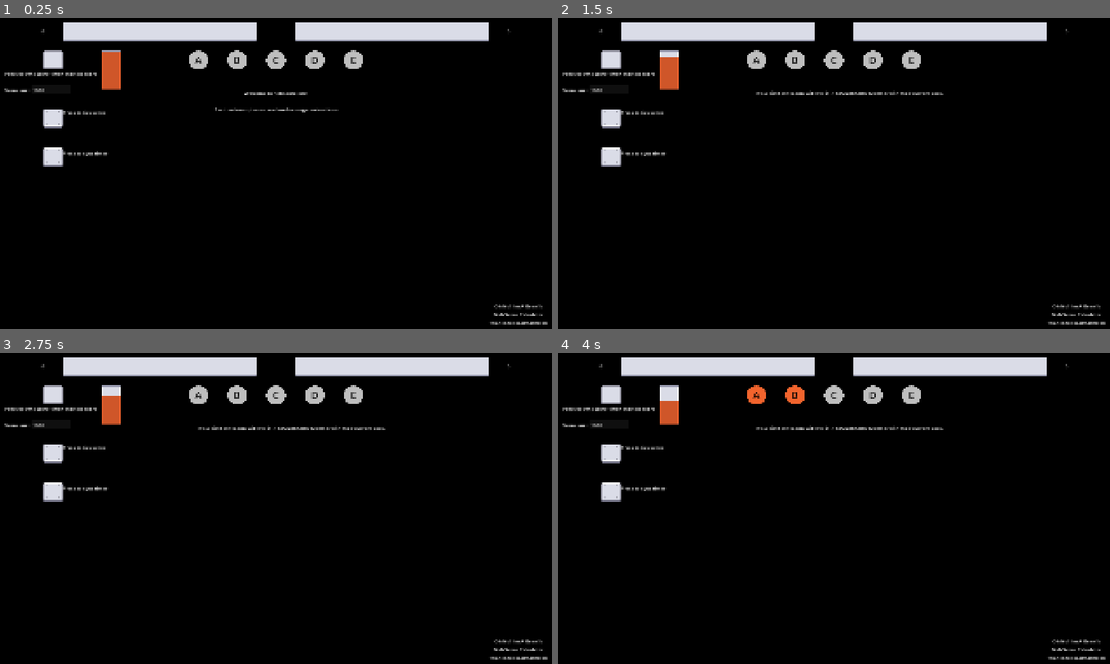
Above: before the commit, frames 1-4 (two rows, left to right).
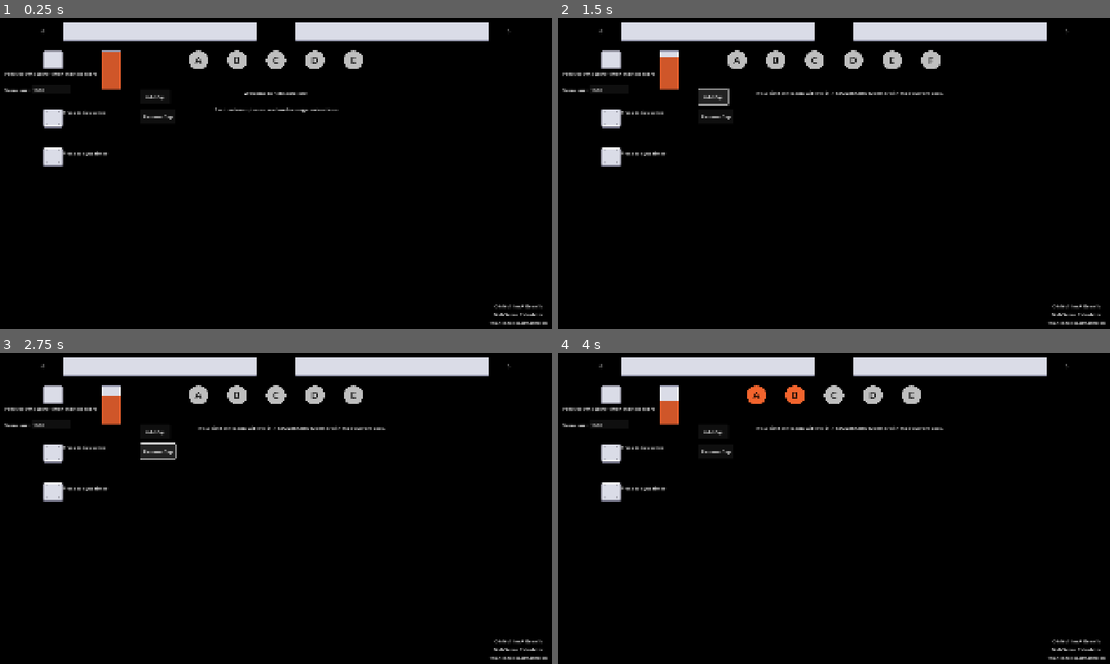
Above: after the commit, the same moments.

Repository: matthew-cavener/neb-control-score-calculator
Game: Godot game, scene res://scenes/main.tscn
Same seed, same stepped clock (60 frames per second), same inputs: the game is played once before the commit and once after it.
Inputs (mouse positions are in pixels of both pictures, inside the frame that each line leads up to):
- Up to frame 1 (0.25 s): no input
- Up to frame 2 (1.5 s): click (613, 117) at 0.5 s; click (712, 95) at 1.25 s, where only the run after the commit has a clickable "Add Cap"
- Up to frame 3 (2.75 s): click (160, 449) at 2 s, where only the run after the commit has a clickable "Remove Cap"
- Up to frame 4 (4 s): click "A" at 2.75 s; click "B" at 3.5 s

The runs differ from the first frame. In frame 1, less than 0.1% of the frame differs, in the area x 25-32%, y 24-33%; in frame 2, 2.2%, in the area x 25-70%, y 10-33%; in frame 3, 0.4%; in frame 4, less than 0.1%.

Commit message:
add and remove control points

Diff:
--- a/godot/Events.gd
+++ b/godot/Events.gd
@@ -6,3 +6,5 @@
 signal timer_reset_button_pressed
 signal control_point_pressed(control_point: TextureButton)
 signal score_timer_timeout
+signal add_control_point_button_pressed
+signal remove_control_point_button_pressed
--- /dev/null
+++ b/godot/scenes/control_point_bar.gd
@@ -0,0 +1,40 @@
+extends Node2D
+
+
+const ControlPoint = preload("res://scenes/control_point.tscn")
+
+
+var control_points = []
+var next_point_index = 0
+
+
+func _ready() -> void:
+    for child in $HBoxContainer.get_children():
+        child.queue_free()
+    control_points.clear()
+    next_point_index = 0
+
+    for i in range(5):
+        _add_control_point()
+
+    Events.connect("add_control_point_button_pressed", _on_add_control_point_button_pressed)
+    Events.connect("remove_control_point_button_pressed", _on_remove_control_point_button_pressed)
+
+
+func _on_add_control_point_button_pressed() -> void:
+    _add_control_point()
+
+
+func _on_remove_control_point_button_pressed() -> void:
+    if control_points.size() > 0:
+        var control_point = control_points.pop_back()
+        control_point.queue_free()
+        next_point_index -= 1
+
+
+func _add_control_point() -> void:
+    var control_point = ControlPoint.instantiate()
+    control_point.point_name = char(65 + next_point_index)
+    $HBoxContainer.add_child(control_point)
+    control_points.append(control_point)
+    next_point_index += 1
--- a/godot/scenes/control_point_bar.tscn
+++ b/godot/scenes/control_point_bar.tscn
@@ -1,8 +1,10 @@
-[gd_scene load_steps=2 format=3 uid="uid://kxq5qoceby11"]
+[gd_scene load_steps=3 format=3 uid="uid://kxq5qoceby11"]
 
+[ext_resource type="Script" uid="uid://b3s7mmnvj5nqs" path="res://scenes/control_point_bar.gd" id="1_jhhiy"]
 [ext_resource type="PackedScene" uid="uid://df5g5d4v2q0i4" path="res://scenes/control_point.tscn" id="1_mhmbw"]
 
 [node name="ControlPointBar" type="Node2D"]
+script = ExtResource("1_jhhiy")
 
 [node name="HBoxContainer" type="HBoxContainer" parent="."]
 anchors_preset = 10
--- a/godot/scenes/main.gd
+++ b/godot/scenes/main.gd
@@ -6,6 +6,7 @@
 var time_to_blue_victory: float = INF
 var approx_time_to_additional_cap_needed: String = ""
 var is_tie: bool = false
+var total_caps: int = 5
 
 @onready var score_limit = int($ScoreLimit.text)
 @onready var max_time = Constants.SCORE_TIMER_INTERVAL * score_limit / Constants.SCORE_PER_CAP_POINT
@@ -25,6 +26,7 @@
     var neutral_caps = get_tree().get_nodes_in_group("neutral_point").size()
     var red_caps = get_tree().get_nodes_in_group("red_point").size()
     var blue_caps = get_tree().get_nodes_in_group("blue_point").size()
+    total_caps = red_caps + blue_caps + neutral_caps
 
     var red_score = int($RedTeamScore.text) + red_caps * Constants.SCORE_PER_CAP_POINT
     var blue_score = int($BlueTeamScore.text) + blue_caps * Constants.SCORE_PER_CAP_POINT
@@ -57,7 +59,7 @@
         projected_loser = "Red" if time_to_red_victory > time_to_blue_victory else "Blue"
         loser_caps_needed = red_caps_needed if projected_loser == "Red" else blue_caps_needed
 
-        if loser_caps_needed >= Constants.CAPTURE_POINTS:
+        if loser_caps_needed >= total_caps:
             approx_time_to_additional_cap_needed = "N/A"
         else:
             approx_time_to_additional_cap_needed = convert_seconds_to_minutes_seconds(
@@ -89,9 +91,9 @@
     ]
 
     var losing_message = ""
-    if loser_caps_needed >= Constants.CAPTURE_POINTS:
+    if loser_caps_needed >= total_caps:
         losing_message = "%s team is losing. They need all %d caps to win\n\n" % [
-            projected_loser, Constants.CAPTURE_POINTS
+            projected_loser, total_caps
         ]
     else:
         losing_message = "%s team is losing. They need %d caps to win\n\n" % [
@@ -120,7 +122,7 @@
 
 
 func calculate_caps_needed_to_win(team_score: int, opponent_score: int, neutral_caps: int) -> int:
-    var total_capture_points = Constants.CAPTURE_POINTS
+    var total_capture_points = total_caps
     var controlled_caps = total_capture_points - neutral_caps
     var remaining_team_score = score_limit - team_score
     var remaining_opponent_score = score_limit - opponent_score
@@ -169,3 +171,10 @@
 
 func _on_timer_reset_button_pressed() -> void:
     Events.emit_signal("timer_reset_button_pressed")
+
+
+func _on_add_control_point_button_pressed():
+    Events.emit_signal("add_control_point_button_pressed")
+
+func _on_remove_control_point_button_pressed():
+    Events.emit_signal("remove_control_point_button_pressed")
--- a/godot/scenes/main.tscn
+++ b/godot/scenes/main.tscn
@@ -131,6 +131,22 @@
 text = "1000"
 placeholder_text = "Point Limit"
 
+[node name="AddControlPointButton" type="Button" parent="." groups=["control_point"]]
+offset_left = 512.0
+offset_top = 256.0
+offset_right = 612.0
+offset_bottom = 306.0
+text = "Add Cap"
+
+[node name="RemoveControlPointButton" type="Button" parent="."]
+offset_left = 512.0
+offset_top = 320.0
+offset_right = 628.0
+offset_bottom = 370.0
+text = "Remove Cap"
+
 [connection signal="pressed" from="SyncTimerTickScoreButton" to="." method="_on_sync_timer_tick_score_button_pressed"]
 [connection signal="pressed" from="ManualScoreTickButton" to="." method="_on_manual_score_tick_button_pressed"]
 [connection signal="pressed" from="TimerResetButton" to="." method="_on_timer_reset_button_pressed"]
+[connection signal="pressed" from="AddControlPointButton" to="." method="_on_add_control_point_button_pressed"]
+[connection signal="pressed" from="RemoveControlPointButton" to="." method="_on_remove_control_point_button_pressed"]
--- a/godot/shared/constants.gd
+++ b/godot/shared/constants.gd
@@ -4,7 +4,6 @@
 
 const SCORE_TIMER_INTERVAL = 10.0
 const SCORE_PER_CAP_POINT = 2
-const CAPTURE_POINTS = 5
 
 const RED_RGB = Color(242.0 / 255.0, 100.0 / 255.0, 45.0 / 255.0, 1.0)
 const BLUE_RGB = Color(66.0 / 255.0, 93.0 / 255.0, 129.0 / 255.0, 1.0)
Not shown, added: godot/scenes/control_point_bar.gd.uid
